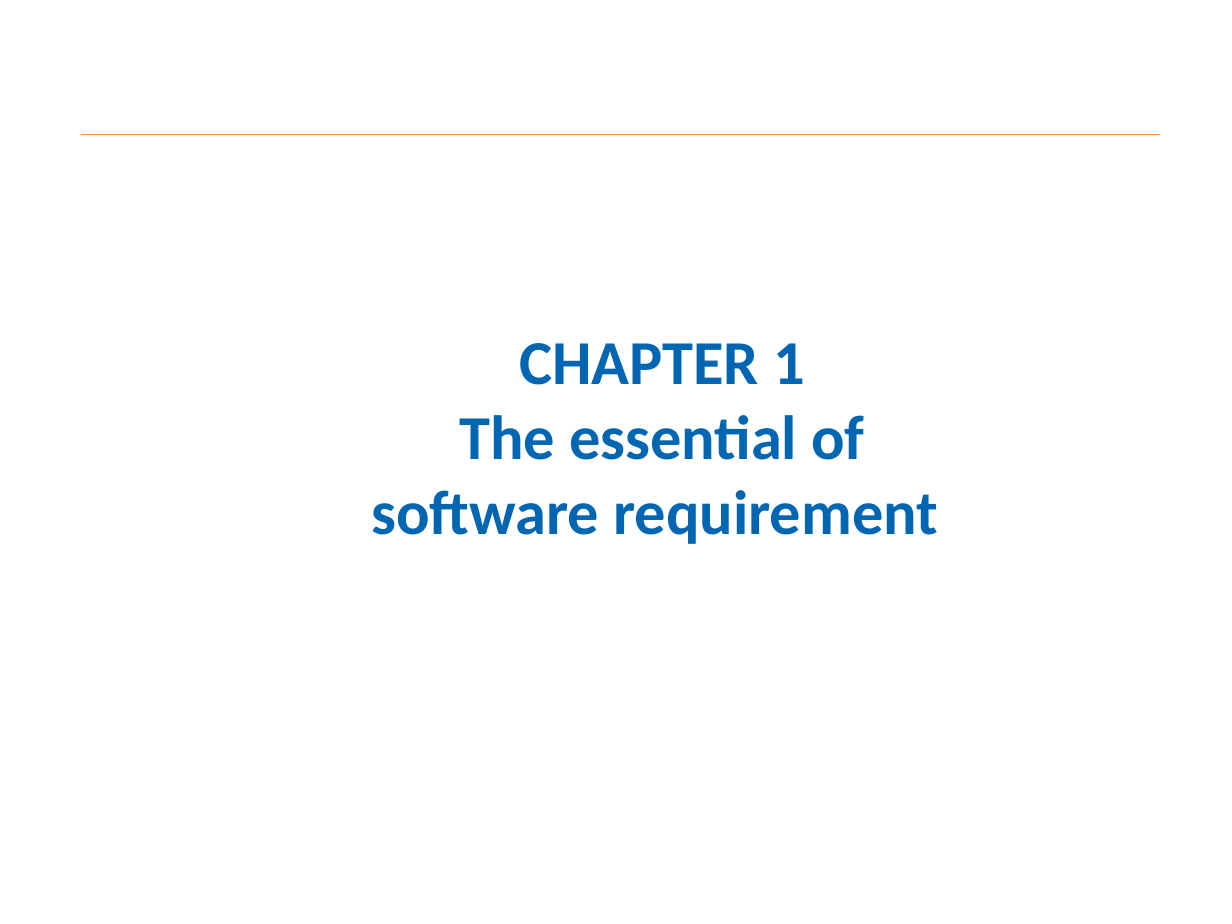
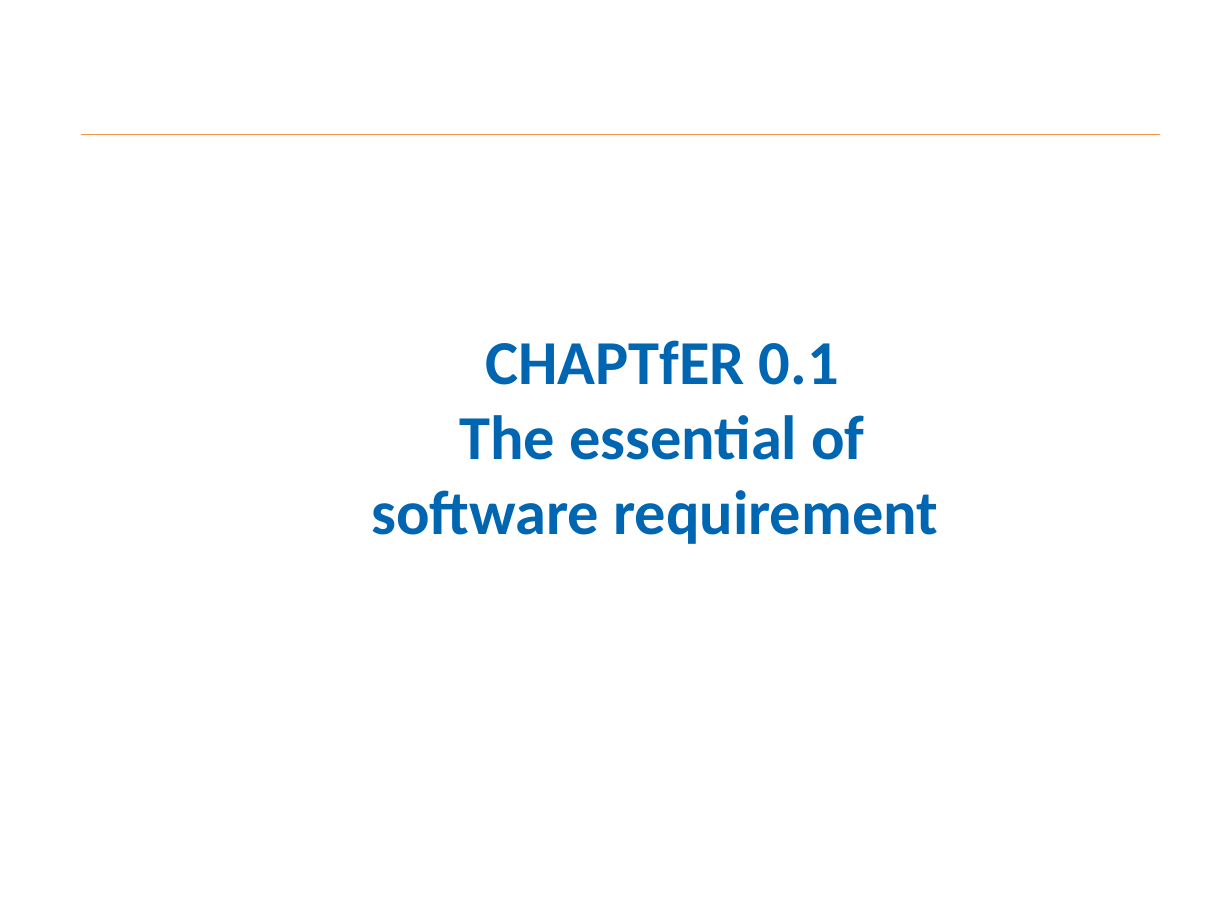
Before and after one commit to huyngo256203/test2, a slide deck: slide 1 of CHAPTER_1.pptx. Drawn at 1232x924 pixels with LibreOffice and Linux fonts; fonts in the diff are those of the drawing; background and template pictures are left out. Boxes give left, top, right and bottom in pixels: in the first picture for what was removed or moved away, otherwise in the second. Text is boxed around its words. In the diff, an @@ line names an element or a change of style, - is before the commit and + after.

Commit message:
fuk2

```diff
--- a/CHAPTER_1.pptx
+++ b/CHAPTER_1.pptx
@@ title at [371, 340, 938, 544]: text changed @@
-CHAPTER 1
-The essential of software requirement
+CHAPTfER 0.1
+The essential of software requirement
```
Also in this commit, not shown: 1 other slide changed.
